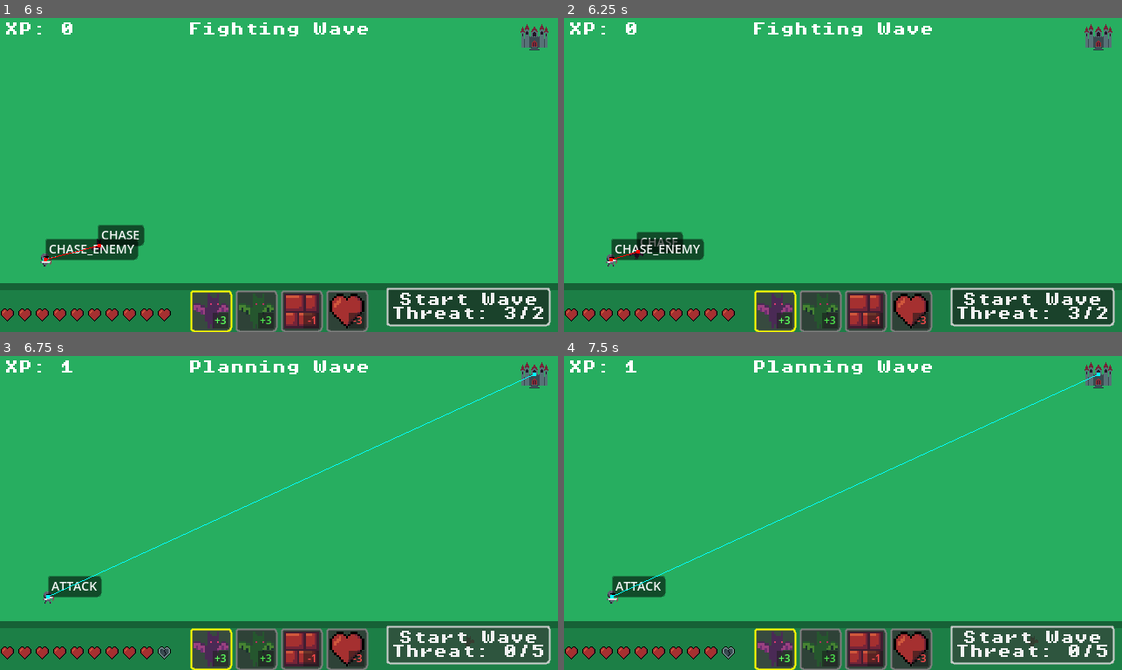
Above: before the commit, frames 1-4 (two rows, left to right).
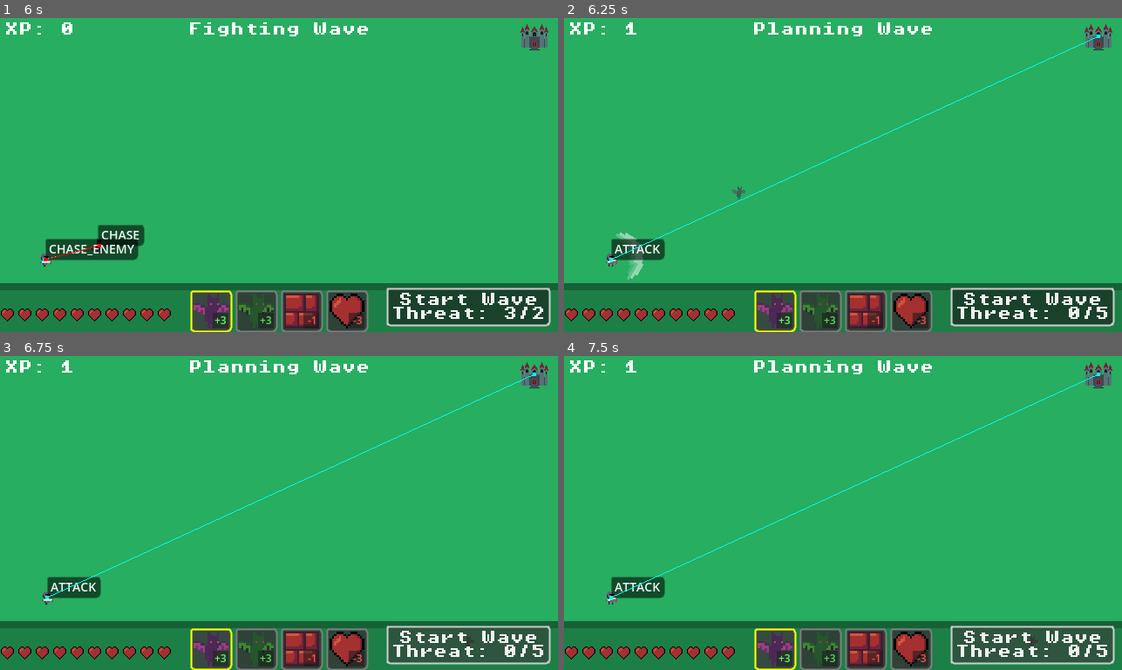
Above: after the commit, the same moments.

Repository: p-lorenzo/reversevs
Game: Godot game, scene res://scenes/world.tscn
Same seed, same stepped clock (60 frames per second), same inputs: the game is played once before the commit and once after it.
Inputs (mouse positions are in pixels of both pictures, inside the frame that each line leads up to):
- Up to frame 1 (6 s): click "Start Wave Threat: 0/2" at 0.5 s; click "Start Wave Threat: 0/2" at 1.25 s; click "Start Wave Threat: 0/2" at 2 s; tap Enter (ui_accept) at 2.75, 3.02 s; move the mouse to (401, 159) at 2.77 s; click (401, 159) at 2.92 s; click "Start Wave Threat: 3/2" at 3.5 s; click "Start Wave Threat: 3/2" at 4.25 s; click "Start Wave Threat: 3/2" at 5 s; move the mouse to (167, 190) at 5.77 s; click (167, 190) at 5.92 s
- Up to frame 2 (6.25 s): tap Enter (ui_accept) at 6.02 s
- Up to frame 3 (6.75 s): click "Start Wave Threat: 0/5" at 6.5 s
- Up to frame 4 (7.5 s): click "Start Wave Threat: 0/5" at 7.25 s

Frame 1 is identical in both runs. In frame 2, 1.7% of the frame differs, in the area x 7-98%, y 1-96%; in frame 3, 0.5%; in frame 4, 0.5%.

Commit message:
feat: make hero attack aoe

Diff:
--- a/scenes/hero.tscn
+++ b/scenes/hero.tscn
@@ -68,6 +68,7 @@
 
 [node name="Hero" type="CharacterBody2D" groups=["hero"]]
 script = ExtResource("1_yvbpl")
+attack_range = 40.0
 
 [node name="CollisionShape2D" type="CollisionShape2D" parent="."]
 shape = SubResource("CapsuleShape2D_mv13s")
@@ -91,4 +92,11 @@
 debug_use_custom = true
 debug_path_custom_color = Color(0, 1, 1, 1)
 
+[node name="HitArea" type="Area2D" parent="."]
+collision_mask = 2
+
+[node name="CollisionPolygon2D" type="CollisionPolygon2D" parent="HitArea"]
+position = Vector2(8, 0)
+polygon = PackedVector2Array(-8, 0, -8, -32, 16, -24, 32, 0, 16, 24, -8, 32)
+
 [connection signal="died" from="Health" to="." method="_on_health_died"]
--- a/scenes/particles/slash.tscn
+++ b/scenes/particles/slash.tscn
@@ -12,7 +12,7 @@
 emitting = false
 amount = 1
 texture = ExtResource("1_60edx")
-lifetime = 0.09999999999999999
+lifetime = 0.1
 one_shot = true
 local_coords = true
 direction = Vector2(1, -1)
--- a/scripts/hero.gd
+++ b/scripts/hero.gd
@@ -7,6 +7,7 @@
 @onready var animated_sprite_2d: AnimatedSprite2D = $AnimatedSprite2D
 @onready var slash_particle: Node2D = $slash
 @onready var nav_agent: NavigationAgent2D = $NavigationAgent2D
+@onready var hit_area: Area2D = $HitArea
 
 @export var speed: float = 250.0
 @export var aggro_range: float = 200.0
@@ -132,9 +133,11 @@
 func _perform_attack(target_enemy: Node2D) -> void:
 	slash_particle.look_at(target_enemy.global_position)
 	slash_particle.get_child(0).emitting = true
-	var hc := target_enemy.get_node_or_null("Health")
-	if hc and hc.has_method("take_damage"):
-		hc.take_damage(1)
+	for body in hit_area.get_overlapping_bodies():
+		print(body)
+		var hc := body.get_node_or_null("Health")
+		if hc and hc.has_method("take_damage"):
+			hc.take_damage(1)
 
 func _get_nearest_enemy_in_range(search_range: float) -> Node2D:
 	var nearest: Node2D = null
